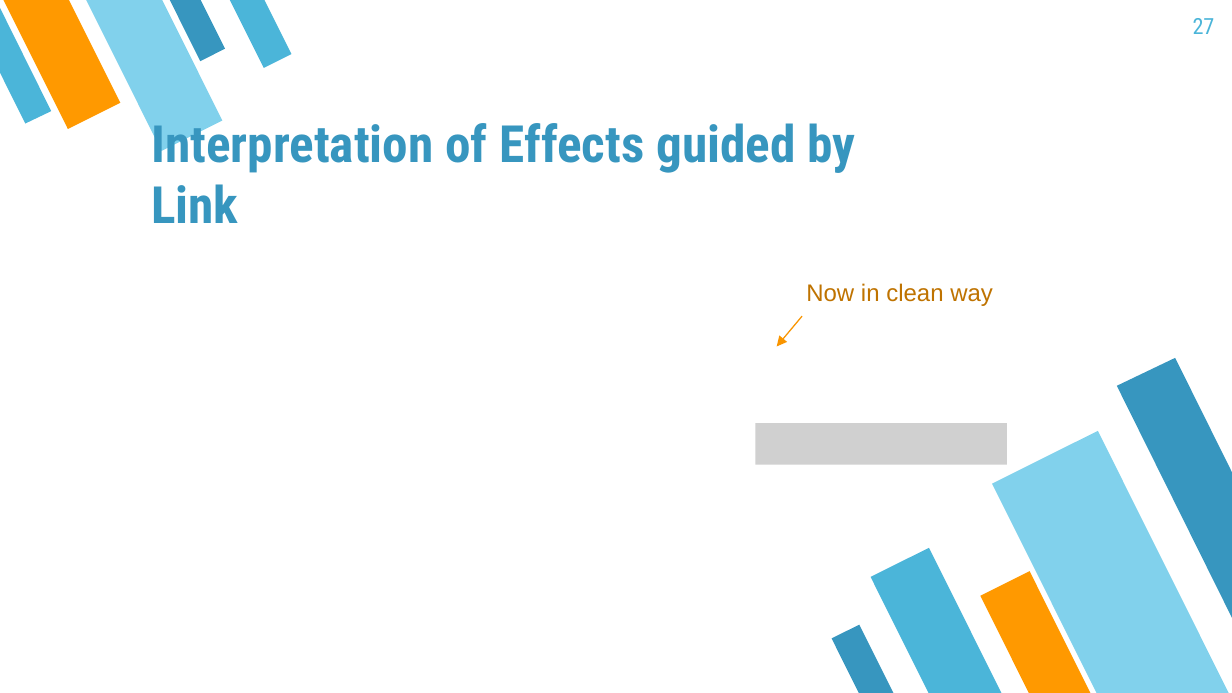
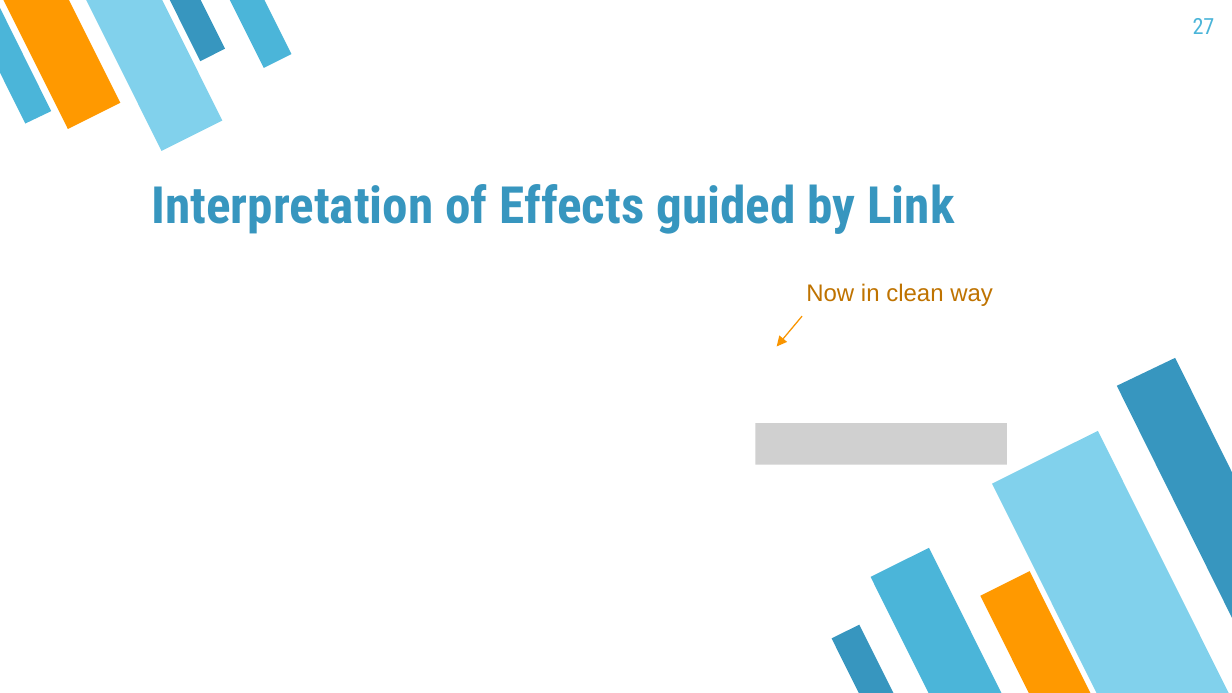
Before and after one commit to mayer79/ml_lecture, a slide deck: slide 27 of slides/ML_Lecture.pptx. Drawn at 1232x693 pixels with LibreOffice and Linux fonts; fonts in the diff are those of the drawing; grey boxes stand for pictures. Boxes give left, top, right and bottom in pixels: in the first picture for what was removed or moved away, otherwise in the second. Text is boxed around its words. In the diff, an @@ line names an element or a change of style, - is before the commit and + after.

```diff
--- a/slides/ML_Lecture.pptx
+++ b/slides/ML_Lecture.pptx
@@ title "Interpretation of Effects guided by ..." rewrapped from box(151, 115, 856, 223) to box(151, 184, 954, 234) @@
```
Also in this commit, not shown: 18 other slides changed.
